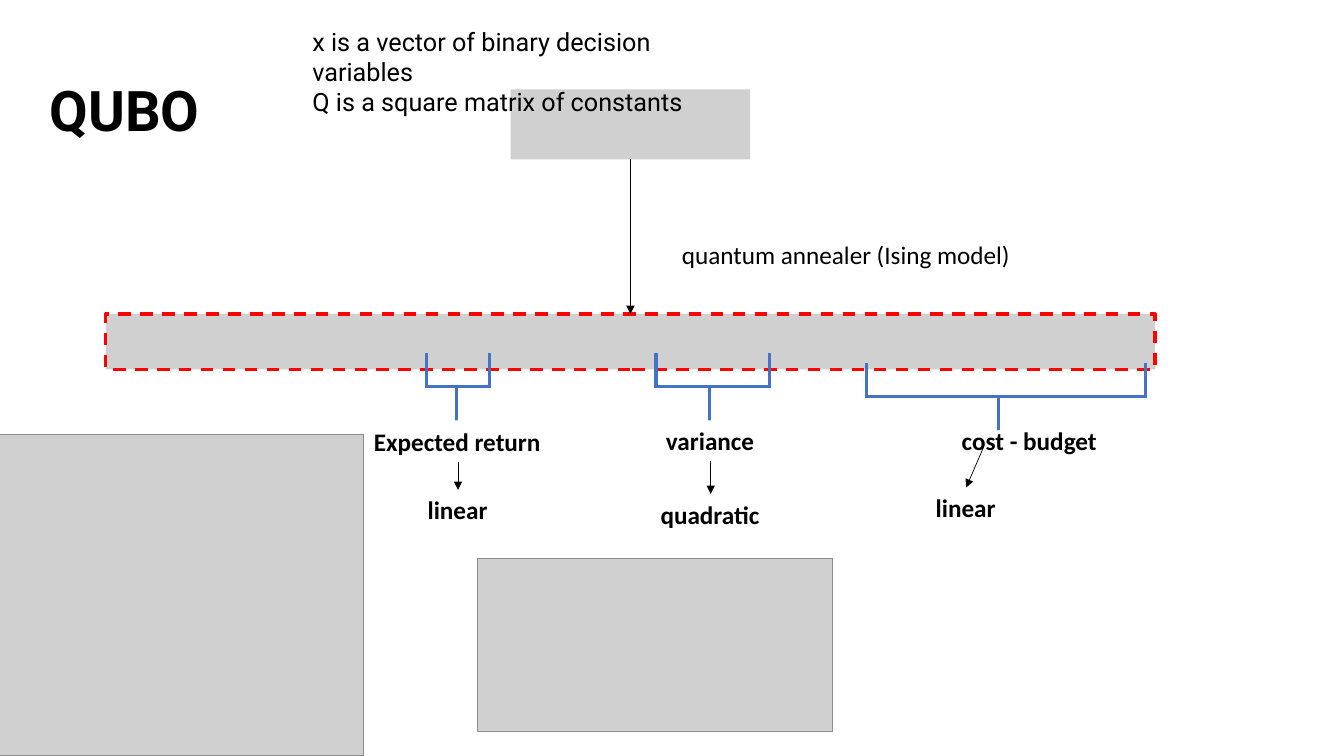
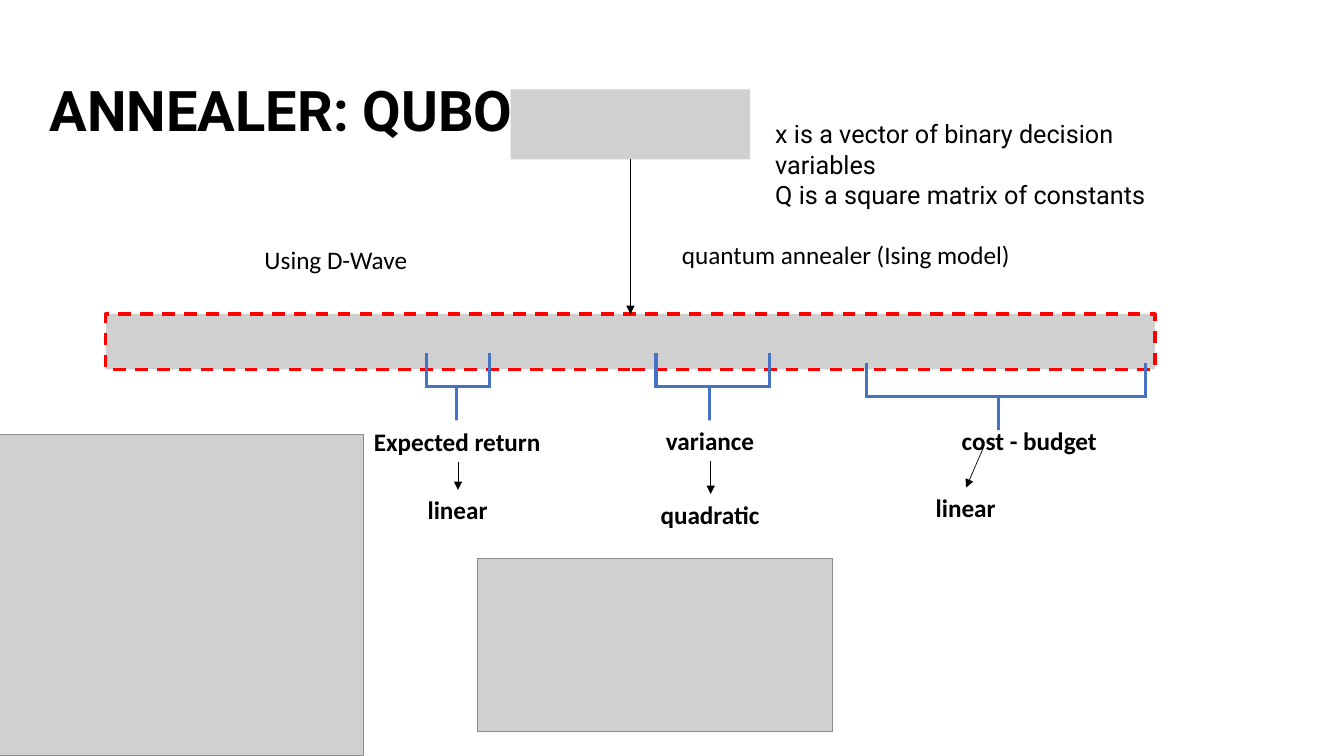
Before and after one commit to tulliavu/QPO, a slide deck: slide 7 of Financial Modeling Using Quantum Computing.pptx. Drawn at 1344x756 pixels with LibreOffice and Linux fonts; fonts in the diff are those of the drawing; grey boxes stand for pictures. Boxes give left, top, right and bottom in pixels: in the first picture for what was removed or moved away, otherwise in the second. Text is boxed around its words. In the diff, an @@ line names an element or a change of style, - is before the commit and + after.

```diff
--- a/Financial Modeling Using Quantum Computing.pptx
+++ b/Financial Modeling Using Quantum Computing.pptx
@@ text at [50,90,513,145]: text changed @@
-QUBO
+ANNEALER: QUBO
@@ text "x is a vector of ...": place and size @@
-text "x is a vector of ..." at [312,32,683,116]
+text "x is a vector of ..." at [775,124,1146,209]
@@ text added at [264,251,407,274], 18 pt, text #000000 @@
+Using D-Wave
```
Also in this commit, not shown: 1 other slide changed, 3 slides added, 3 other files.
